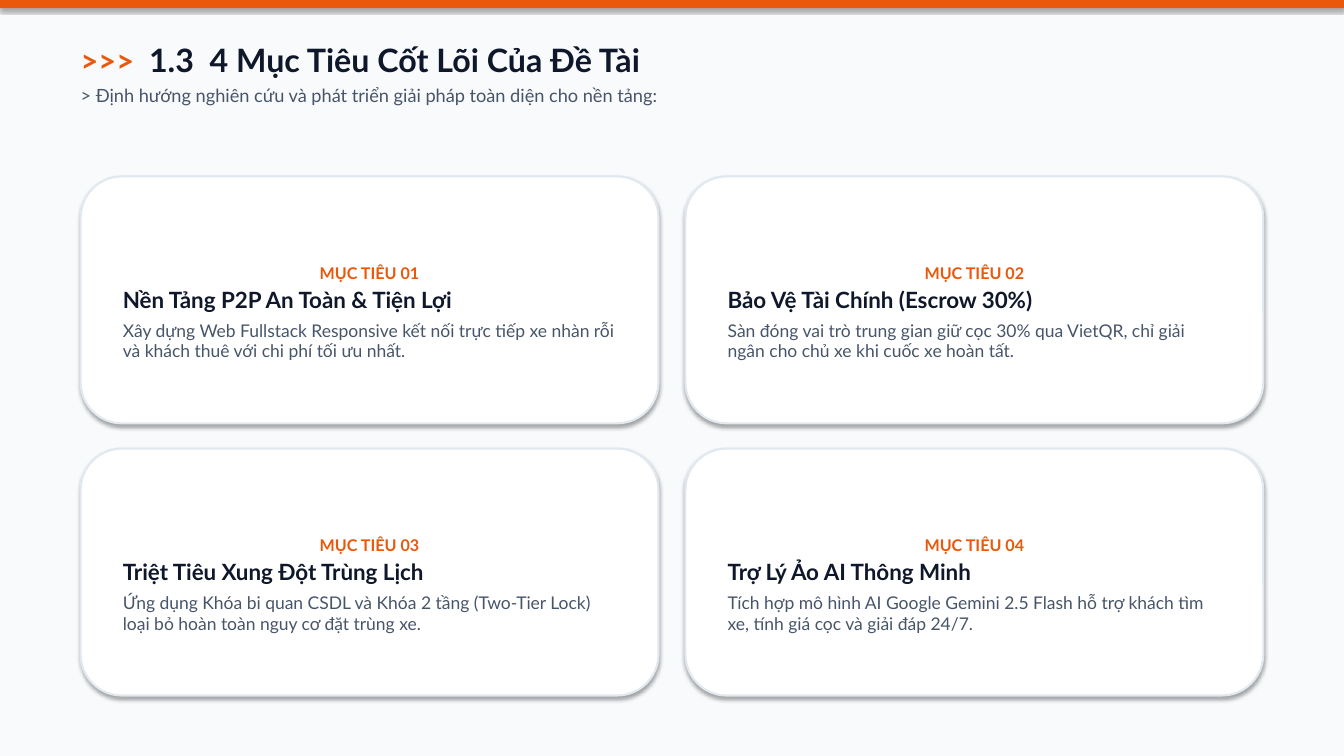
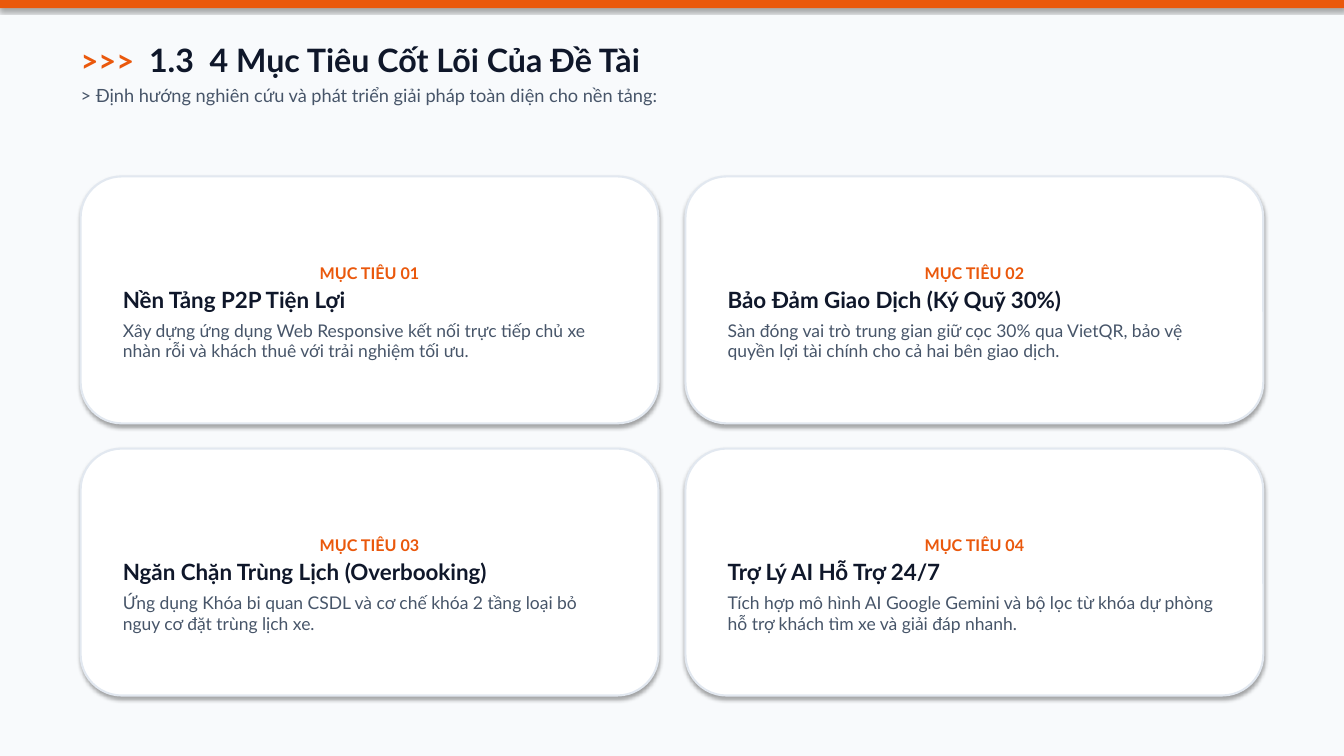
Before and after one commit to em123ngao-arch/thueXe_Online, a slide deck: slide 4 of docs/Slide_Bao_Ve_Do_An_DriveShare_K4.pptx. Drawn at 1344x756 pixels with LibreOffice and Linux fonts; fonts in the diff are those of the drawing. Boxes give left, top, right and bottom in pixels: in the first picture for what was removed or moved away, otherwise in the second. Text is boxed around its words. In the diff, an @@ line names an element or a change of style, - is before the commit and + after.

```diff
--- a/docs/Slide_Bao_Ve_Do_An_DriveShare_K4.pptx
+++ b/docs/Slide_Bao_Ve_Do_An_DriveShare_K4.pptx
@@ text in rounded rectangle at [123,290,586,360]: text changed @@
-Nền Tảng P2P An Toàn & Tiện Lợi
-Xây dựng Web Fullstack Responsive kết nối trực tiếp xe nhàn rỗi và khách thuê với chi phí tối ưu nhất.
+Nền Tảng P2P Tiện Lợi
+Xây dựng ứng dụng Web Responsive kết nối trực tiếp chủ xe nhàn rỗi và khách thuê với trải nghiệm tối ưu.
@@ text in rounded rectangle at [728,290,1182,360]: text changed @@
-Bảo Vệ Tài Chính (Escrow 30%)
-Sàn đóng vai trò trung gian giữ cọc 30% qua VietQR, chỉ giải ngân cho chủ xe khi cuốc xe hoàn tất.
+Bảo Đảm Giao Dịch (Ký Quỹ 30%)
+Sàn đóng vai trò trung gian giữ cọc 30% qua VietQR, bảo vệ quyền lợi tài chính cho cả hai bên giao dịch.
@@ text in rounded rectangle at [123,562,577,633]: text changed @@
-Triệt Tiêu Xung Đột Trùng Lịch
-Ứng dụng Khóa bi quan CSDL và Khóa 2 tầng (Two-Tier Lock) loại bỏ hoàn toàn nguy cơ đặt trùng xe.
+Ngăn Chặn Trùng Lịch (Overbooking)
+Ứng dụng Khóa bi quan CSDL và cơ chế khóa 2 tầng loại bỏ nguy cơ đặt trùng lịch xe.
@@ text in rounded rectangle at [728,560,1213,633]: text changed @@
-Trợ Lý Ảo AI Thông Minh
-Tích hợp mô hình AI Google Gemini 2.5 Flash hỗ trợ khách tìm xe, tính giá cọc và giải đáp 24/7.
+Trợ Lý AI Hỗ Trợ 24/7
+Tích hợp mô hình AI Google Gemini và bộ lọc từ khóa dự phòng hỗ trợ khách tìm xe và giải đáp nhanh.
```
Also in this commit, not shown: 15 other slides changed, 2 slides removed, 38 other files.
